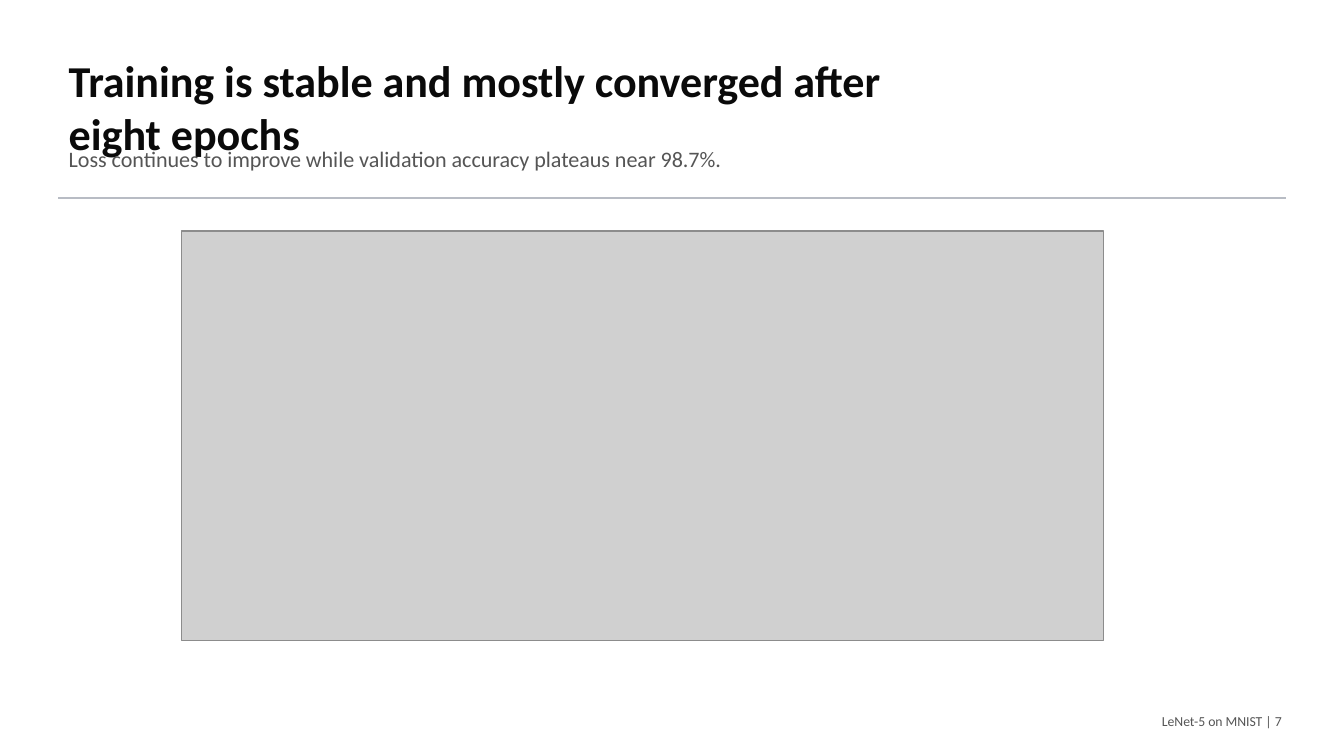
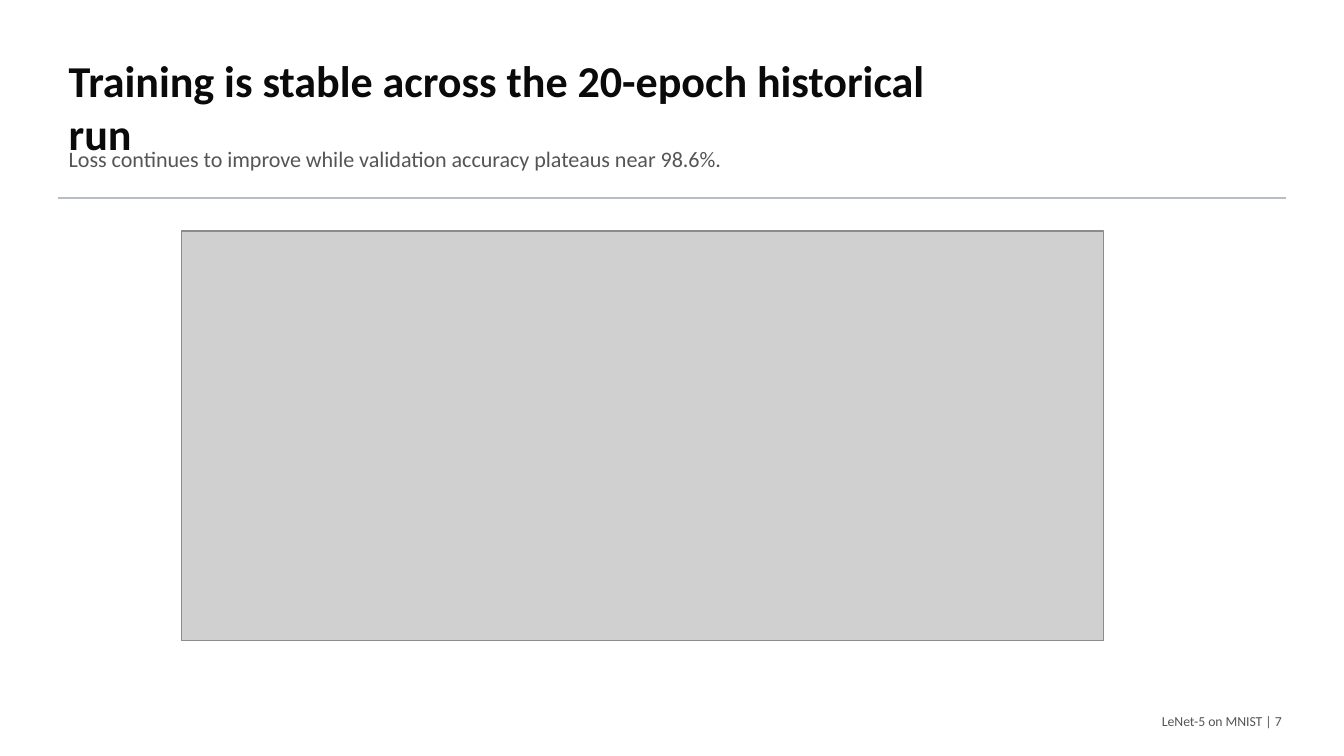
Before and after one commit to macbehnke/NN_funds_project, a slide deck: slide 7 of slides/LeNet5_MNIST_Final_Presentation.pptx. Drawn at 1344x756 pixels with LibreOffice and Linux fonts; fonts in the diff are those of the drawing; grey boxes stand for pictures. Boxes give left, top, right and bottom in pixels: in the first picture for what was removed or moved away, otherwise in the second. Text is boxed around its words. In the diff, an @@ line names an element or a change of style, - is before the commit and + after.

Commit message:
Update historical LeNet results and presentation

```diff
--- a/slides/LeNet5_MNIST_Final_Presentation.pptx
+++ b/slides/LeNet5_MNIST_Final_Presentation.pptx
@@ text at (69, 66, 924, 161): text changed @@
-Training is stable and mostly converged after eight epochs
+Training is stable across the 20-epoch historical run
@@ text at (69, 149, 721, 171): text changed @@
-Loss continues to improve while validation accuracy plateaus near 98.7%.
+Loss continues to improve while validation accuracy plateaus near 98.6%.
```
Also in this commit, not shown: 9 other slides changed, 7 other files.
